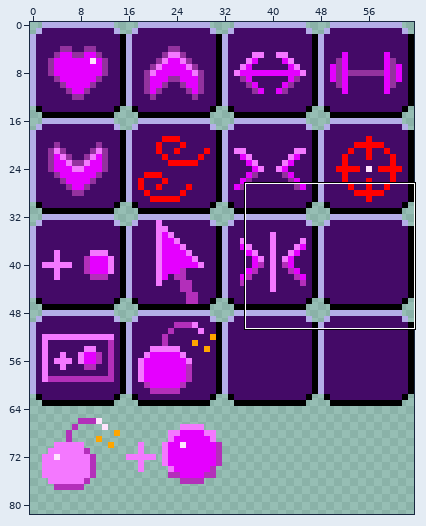
Two versions of one sprite sheet, assets/sprite_sheet.png. The picture above shows the old version from afar; the outline marks the close-up.
Close-up. Old version:
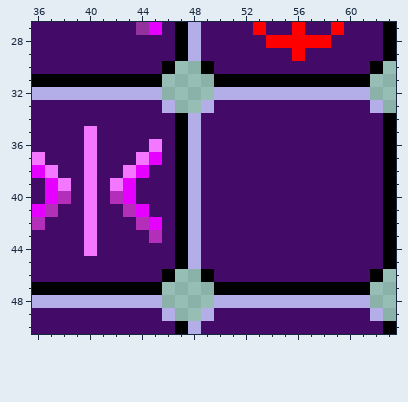
The file is 64x128 pixels. Shown: x 36..63, y 27..50. The wide view leaves out empty margins.
Once edited:
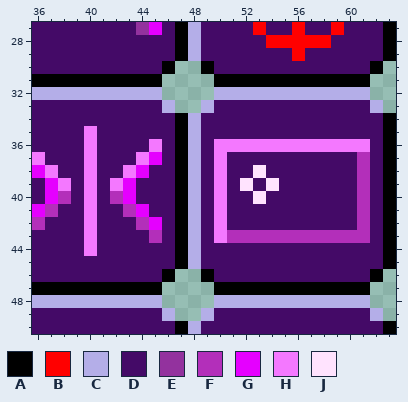
Palette (. is transparent): A #000000  B #ff0000  C #b4aee8  D #440a67  E #93329e  F #b32fba  G #e500ff  H #f478ff  J #ffe3fe
The exact change:
@@ x 48..63 @@
 35 CDDDDDDDDDDDDDDA
-36 CDDDDDDDDDDDDDDA
-37 CDDDDDDDDDDDDDDA
-38 CDDDDDDDDDDDDDDA
-39 CDDDDDDDDDDDDDDA
-40 CDDDDDDDDDDDDDDA
-41 CDDDDDDDDDDDDDDA
-42 CDDDDDDDDDDDDDDA
-43 CDDDDDDDDDDDDDDA
+36 CDHHHHHHHHHHHHDA
+37 CDHDDDDDDDDDDFDA
+38 CDHDDJDDDDDDDFDA
+39 CDHDJDJDDDDDDFDA
+40 CDHDDJDDDDDDDFDA
+41 CDHDDDDDDDDDDFDA
+42 CDHDDDDDDDDDDFDA
+43 CDHFFFFFFFFFFFDA
 44 CDDDDDDDDDDDDDDA
Boxes around the changes in both close-ups, in picture pixels (x1, y1, x2, y2):
changed: (214, 139, 370, 243)
